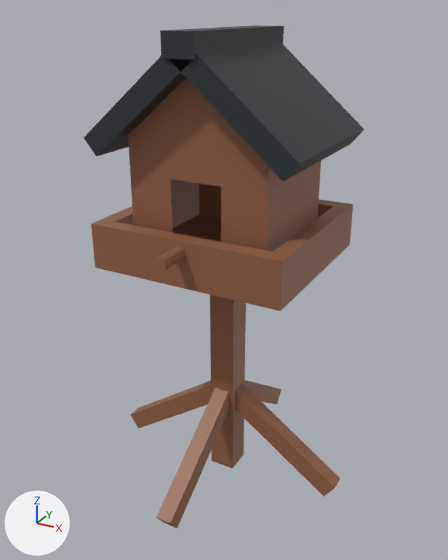
One commit to the glTF model apps/garden/public/assets/models/BirdHouse.glb: the scene before it, then after it.
One viewpoint serves both versions: a 50 mm camera at (0.754, -1.395, 1.312) aimed at (-0.007, -0.011, 0.62). The lights are fixed; the arrows at lower left show +X, +Y and +Z. The picture after the commit comes second. Vertices at exactly the same position are counted once.

The first picture shows 'Birdhouse_Angled_Supports', 'Birdhouse_Cabin_Walls', 'Birdhouse_Center_Post', 'Birdhouse_Ridge_Cap', 'Birdhouse_Roof_Panels', 'Birdhouse_Upper_Platform' and 1 more.
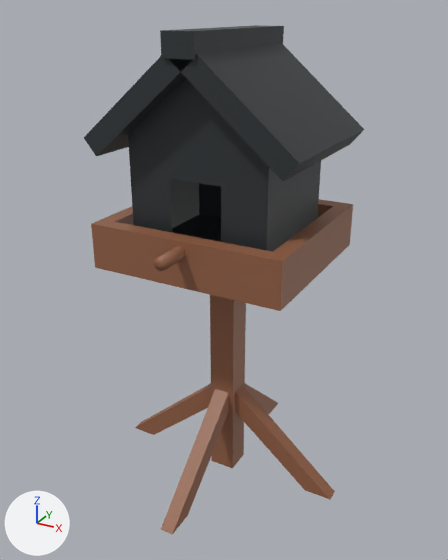
Commit message: Darken BirdHouse cabin walls to match roof

Boxes (x1, y1, x2, y2) around the edits, measured in the pictures (448 x 560 px; the box of a moved part takes in the faces that stretch with it):
'Birdhouse_Cabin_Walls', recoloured (brown to dark grey): (128, 78, 321, 252) in both
'Birdhouse_Angled_Supports', reshaped: before (131, 380, 340, 528); after (135, 383, 335, 534)
part 1 of me_birdhouse_angled_supports, moved or reshaped: before (131, 381, 211, 429); after (135, 383, 211, 435)
part 2 of me_birdhouse_angled_supports, moved or reshaped: before (156, 388, 229, 528); after (161, 389, 228, 534)
part 3 of me_birdhouse_angled_supports, moved or reshaped: before (245, 380, 281, 404); after (245, 384, 278, 414)
part 4 of me_birdhouse_angled_supports, moved or reshaped: before (235, 383, 340, 496); after (235, 385, 335, 499)

What changed in the scene script:
```text
Change me_birdhouse_angled_supports:
    used by ob_birdhouse_angled_supports; location = (0.0, 0.0, 0.0)
    remove me_birdhouse_angled_supports.from_pydata(...)  # 32 vertices, 48 faces; spans x -0.362..0.362, y -0.362..0.362, z 0.007..0.293
    add me_birdhouse_angled_supports.from_pydata(...)  # 32 vertices, 48 faces; spans x -0.35..0.35, y -0.35..0.35, z 0.001..0.293
    me_birdhouse_angled_supports part 1
    me_birdhouse_angled_supports.vertices[1].co: (-0.331, -0.023, 0.007) -> (-0.271, -0.019, 0.001)  # pixel (138, 428) -> pixel (153, 434)
    me_birdhouse_angled_supports.vertices[2].co: (-0.331, 0.023, 0.007) -> (-0.271, 0.019, 0.001)
    me_birdhouse_angled_supports.vertices[5].co: (-0.362, -0.023, 0.053) -> (-0.35, -0.019, 0.001)  # pixel (130, 414) -> pixel (134, 427)
    me_birdhouse_angled_supports.vertices[6].co: (-0.362, 0.023, 0.053) -> (-0.35, 0.019, 0.001)  # pixel (138, 407) -> pixel (141, 421)
    me_birdhouse_angled_supports part 2
    me_birdhouse_angled_supports.vertices[9].co: (0.023, -0.331, 0.007) -> (0.019, -0.271, 0.001)  # pixel (177, 528) -> pixel (187, 515)
    me_birdhouse_angled_supports.vertices[10].co: (-0.023, -0.331, 0.007) -> (-0.019, -0.271, 0.001)  # pixel (163, 522) -> not seen
    me_birdhouse_angled_supports.vertices[13].co: (0.023, -0.362, 0.053) -> (0.019, -0.35, 0.001)  # pixel (170, 523) -> pixel (172, 534)
    me_birdhouse_angled_supports.vertices[14].co: (-0.023, -0.362, 0.053) -> (-0.019, -0.35, 0.001)  # pixel (156, 517) -> pixel (160, 529)
    me_birdhouse_angled_supports part 3
    me_birdhouse_angled_supports.vertices[17].co: (-0.023, 0.331, 0.007) -> (-0.019, 0.271, 0.001)
    me_birdhouse_angled_supports.vertices[18].co: (0.023, 0.331, 0.007) -> (0.019, 0.271, 0.001)  # pixel (277, 404) -> pixel (269, 414)
    me_birdhouse_angled_supports.vertices[21].co: (-0.023, 0.362, 0.053) -> (-0.019, 0.35, 0.001)  # pixel (269, 386) -> not seen
    me_birdhouse_angled_supports.vertices[22].co: (0.023, 0.362, 0.053) -> (0.019, 0.35, 0.001)  # pixel (281, 389) -> pixel (278, 402)
    me_birdhouse_angled_supports part 4
    me_birdhouse_angled_supports.vertices[25].co: (0.331, 0.023, 0.007) -> (0.271, 0.019, 0.001)
    me_birdhouse_angled_supports.vertices[26].co: (0.331, -0.023, 0.007) -> (0.271, -0.019, 0.001)  # pixel (323, 496) -> pixel (304, 490)
    me_birdhouse_angled_supports.vertices[29].co: (0.362, 0.023, 0.053) -> (0.35, 0.019, 0.001)  # pixel (340, 478) -> pixel (334, 491)
    me_birdhouse_angled_supports.vertices[30].co: (0.362, -0.023, 0.053) -> (0.35, -0.019, 0.001)  # pixel (335, 487) -> pixel (330, 499)
Change me_birdhouse_cabin_walls:
    where me_birdhouse_cabin_walls.from_pydata(...)  # 18 vertices, 18 faces; spans x -0.19..0.19, y -0.165..0.165, z 0.732..1.185
    remove me_birdhouse_cabin_walls.materials.append(mat_bh_flat_dark_wood)  # brown #956247
    add me_birdhouse_cabin_walls.materials.append(mat_bh_flat_warm_gray_roof)  # dark grey #2f3437
```
